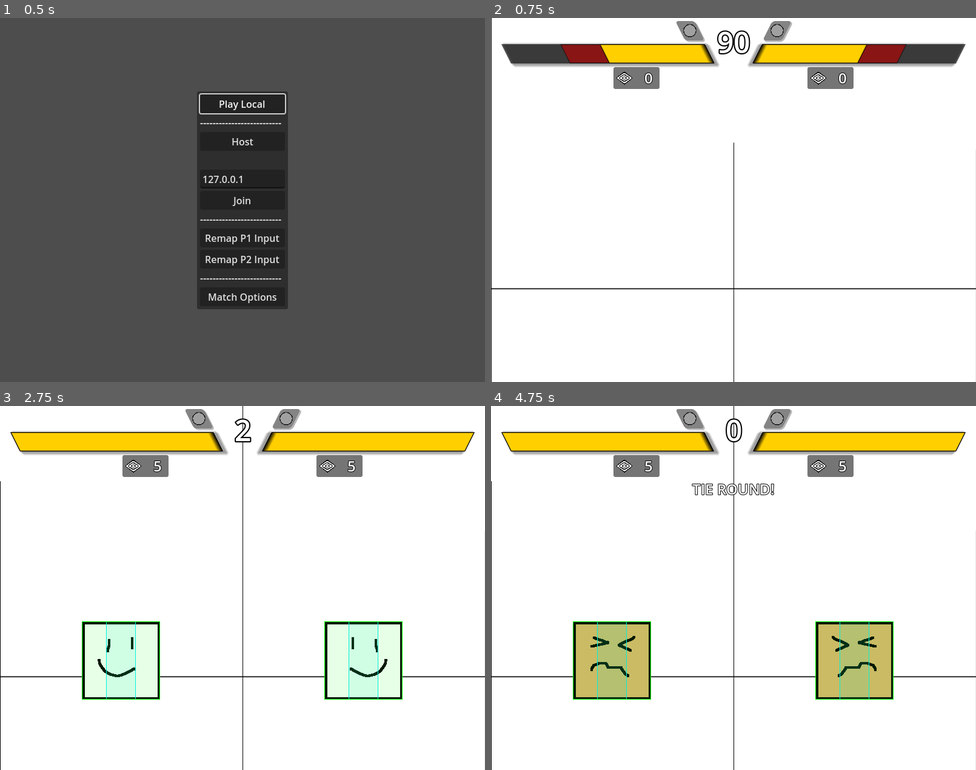
Above: before the commit, frames 1-4 (two rows, left to right).
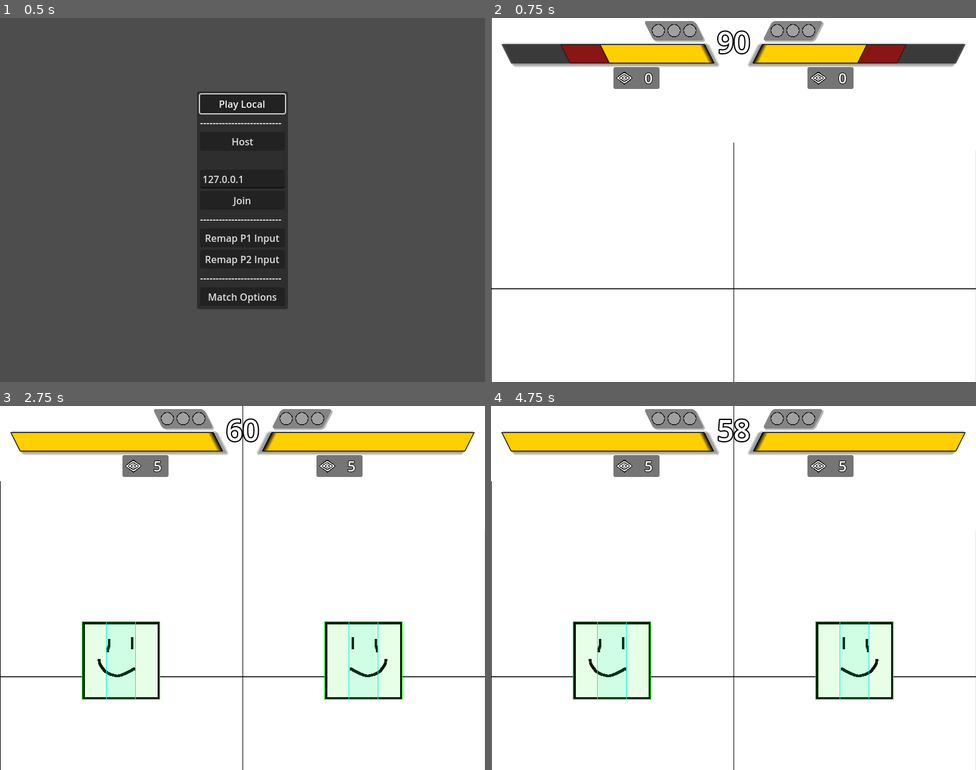
Above: after the commit, the same moments.

Repository: SamBumgardner/spellstrike
Game: Godot game, scene res://network/main.tscn
Two runs of this game, one before a commit and one after it. Both use one fixed random seed, a clock stepped at 60 frames per second and the inputs below.
Inputs (mouse positions are in pixels of both pictures, inside the frame that each line leads up to):
- Up to frame 1 (0.5 s): no input
- Up to frame 2 (0.75 s): click "Play Local" at 0.5 s
- Up to frame 3 (2.75 s): tap Enter at 1.25 s; move the mouse to (349, 569) at 1.27 s; hold Up 1.28-2 s; click (349, 569) at 1.42 s; tap Space at 2 s; drag from (145, 606) to (218, 660) at 2.02 s
- Up to frame 4 (4.75 s): move the mouse to (782, 507) at 2.77 s; hold Up 2.78-3.5 s; tap Enter at 3.5 s; drag from (709, 660) to (854, 660) at 3.52 s; move the mouse to (879, 642) at 4.27 s; hold Down from 4.28 s (still down)

Frame 1 is identical in both runs. In frame 2, 0.8% of the frame differs, in the area x 31-69%, y 0-7%; in frame 3, 1.0%; in frame 4, 7.1%, in the area x 17-83%, y 0-80%.

Commit message:
return match options to default values

Diff:
--- a/game/options/MatchOptions.gd
+++ b/game/options/MatchOptions.gd
@@ -4,9 +4,9 @@
 
 const ticks_per_second: int = 60
 const default_seconds_per_round: int = 60
-const default_ticks_per_round: int = 2 * ticks_per_second # ticks_per_second * default_seconds_per_round
+const default_ticks_per_round: int = default_seconds_per_round * ticks_per_second # ticks_per_second * default_seconds_per_round
 
-const default_rounds_to_win: int = 1
+const default_rounds_to_win: int = 3
 
 var input_retrievers: Array
 
